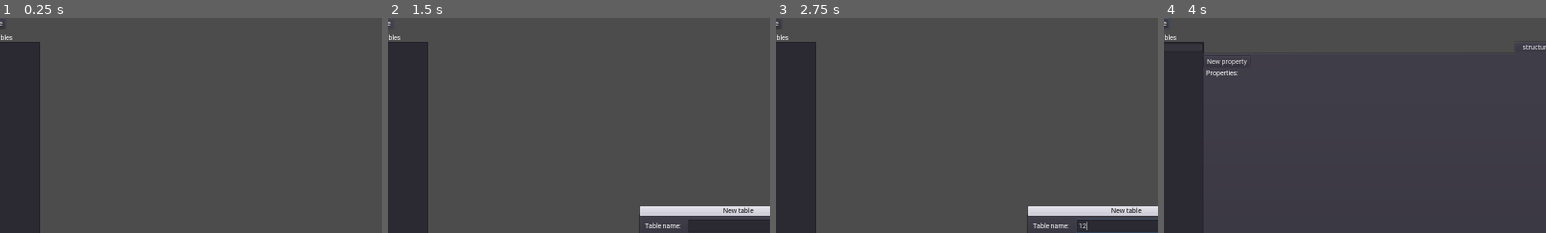
Above: before the commit, frames 1-4 (left to right).
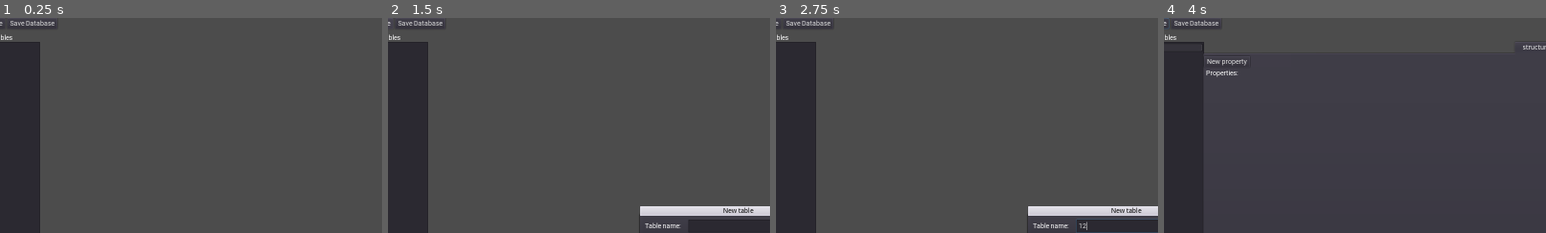
Above: after the commit, the same moments.

Repository: radubolovan/Godot-Database-Manager
Game: Godot game, scene res://database.tscn
The game is run twice, just before and just after one commit, with the same random seed, the same clock (stepped at 60 frames per second) and the same inputs.
Inputs (mouse positions are % of the whole screen's width and height, from its top left):
- Up to frame 1 (0.25 s): no input
- Up to frame 2 (1.5 s): click (8, 1) at 0.5 s, where only the run after the commit has a clickable "Save Database"; click "New Table" at 1.25 s
- Up to frame 3 (2.75 s): click (53, 48) at 2.02 s; type "12" at 2.1 s
- Up to frame 4 (4 s): click "New Table" at 2.75 s; click "OK" at 3.5 s
The pictures show only the part of the screen within x 4-54%, y 0-50%; the shares and areas given below are measured in that part.

The runs differ from the first frame. In frame 1, 0.2% of the frame differs, in the area x 2-15%, y 0-5%; in frame 2, 0.2%; in frame 3, 0.2%; in frame 4, 0.2%.

Commit message:
update project
- implement database / tables / properties interface
- save database

Diff:
--- /dev/null
+++ b/prj/data_label.gd
@@ -0,0 +1,12 @@
+extends Label
+
+var m_prop_id = -1
+
+func _ready():
+	set_custom_minimum_size(Vector2(100.0, 24.0))
+
+func set_prop_id(id):
+	m_prop_id = id
+
+func get_prop_id():
+	return m_prop_id
--- /dev/null
+++ b/prj/data_label.tscn
@@ -0,0 +1,8 @@
+[gd_scene load_steps=2 format=2]
+
+[ext_resource path="res://data_label.gd" type="Script" id=1]
+
+[node name="lbl" type="Label"]
+margin_right = 122.0
+margin_bottom = 32.0
+script = ExtResource( 1 )
--- a/prj/database.gd
+++ b/prj/database.gd
@@ -1,6 +1,10 @@
 extends Control
 
+var m_current_table_idx = -1
+var m_tables = []
+
 func _ready():
+	$menu/save_db_btn.connect("pressed", self, "on_save_database")
 	$menu/new_table_btn.connect("pressed", self, "on_new_table_btn_pressed")
 
 	$new_table_dlg.add_cancel("Cancel")
@@ -8,15 +12,121 @@
 
 	$tables_container.connect("item_selected", self, "on_select_table")
 
+	$table.connect("new_property", self, "on_new_property")
+	$table.connect("change_property", self, "on_change_property")
+	$table.connect("delete_property", self, "on_delete_property")
+	$table.connect("new_data_row", self, "on_new_data_row")
+	$table.connect("update_data", self, "on_update_data")
+
+func on_save_database():
+	var text = "{"
+	text += "\"tables\":["
+	for idx in range(0, m_tables.size()):
+		text += "{" + "\"" + m_tables[idx].get_name() + "\":{"
+		text += "\"props\":["
+		for jdx in range(0, m_tables[idx].get_props_count()):
+			text += "{"
+			text += "\"type\":\"" + str(m_tables[idx].get_prop_type(jdx)) + "\","
+			text += "\"name\":\"" + str(m_tables[idx].get_prop_name(jdx)) + "\""
+			text += "}"
+			if(jdx < m_tables[idx].get_props_count() - 1):
+				text += ","
+		text += "],"
+
+		text += "\"data\":["
+		for jdx in range(0, m_tables[idx].get_data_size()):
+			#var the_data = m_tables[idx].get_data_at(jdx)
+			#print("getting data at " + str(jdx) + " : " + the_data)
+			text += "\"" + m_tables[idx].get_data_at(jdx) + "\""
+			if(jdx < m_tables[idx].get_data_size() - 1):
+				text += ","
+		text += "]"
+		text += "}}"
+
+		if(idx < m_tables.size() - 1):
+			text += ","
+
+	text += "]"
+	text += "}"
+
+	var save_file = File.new()
+	save_file.open("res://database.json", File.WRITE)
+	save_file.store_string(text)
+	save_file.close()
+
 func on_new_table_btn_pressed():
 	$new_table_dlg/table_info/table_edt.set_text("")
 	$new_table_dlg.popup_centered()
 
 func on_table_created(table_name):
+	if(!can_create_table(table_name)):
+		$new_table_dlg/table_info/table_edt.set_text("")
+		$new_table_dlg.popup_centered()
+		$error_dlg.set_text("Table with name \"" + table_name + "\" already exists !")
+		$error_dlg.popup_centered()
+		return
+
+	m_current_table_idx = $tables_container.get_item_count()
+
 	$tables_container.add_item(table_name)
-	$tables_container.select(0)
-	on_select_table(0)
+	$tables_container.select(m_current_table_idx)
+
+	var table = g_types.cTable.new()
+	table.set_name(table_name)
+	m_tables.push_back(table)
+
+	on_select_table(m_current_table_idx)
+	$table.show()
+
+func can_create_table(table_name):
+	for idx in range(0, m_tables.size()):
+		if(m_tables[idx].get_name() == table_name):
+			return false
+	return true
 
 func on_select_table(table_idx):
+	if(table_idx < 0 || table_idx >= m_tables.size()):
+		print("ERROR: database::on_select_table( " + str(table_idx) + " ) havinng " + str(m_tables.size()) + " tables count")
+		return
 	# print("Selecting: " + $tables/HBoxContainer/ItemList.get_item_text(table_idx))
-	$table.show()
+	m_current_table_idx = table_idx
+	$table.set_table(m_tables[m_current_table_idx])
+
+func on_new_property(prop_id, prop_type, prop_name):
+	if(m_current_table_idx < 0 || m_current_table_idx >= m_tables.size()):
+		print("ERROR: database::on_new_property( " + str(prop_id) + ", " + str(prop_type) + ", " + prop_name + " ) - wrong m_current_table_idx: " + str(m_current_table_idx) + " - tables count: " + str(m_tables.size()))
+		return
+	m_tables[m_current_table_idx].add_prop(prop_id, prop_type, prop_name)
+
+func on_change_property(prop_id, prop_type, prop_name):
+	if(m_current_table_idx < 0 || m_current_table_idx >= m_tables.size()):
+		print("ERROR: database::on_change_property( " + str(prop_id) + ", " + str(prop_type) + ", " + prop_name + " ) - wrong m_current_table_idx: " + str(m_current_table_idx) + " - tables count: " + str(m_tables.size()))
+		return
+	m_tables[m_current_table_idx].change_prop(prop_id, prop_type, prop_name)
+
+func on_delete_property(prop_id):
+	if(m_current_table_idx < 0 || m_current_table_idx >= m_tables.size()):
+		print("ERROR: database::on_change_property( " + str(prop_id) + " ) - wrong m_current_table_idx: " + str(m_current_table_idx) + " - tables count: " + str(m_tables.size()))
+		return
+	m_tables[m_current_table_idx].delete_prop(prop_id)
+
+func on_new_data_row():
+	if(m_current_table_idx < 0 || m_current_table_idx >= m_tables.size()):
+		print("ERROR: database::on_new_data_row() - wrong m_current_table_idx: " + str(m_current_table_idx) + " - tables count: " + str(m_tables.size()))
+		return
+	m_tables[m_current_table_idx].add_blank_row()
+
+func get_tables_count():
+	return m_tables.size()
+
+func get_table_by_idx(idx):
+	if(idx < 0 || idx > m_tables.size()):
+		print("ERROR: database::get_table_by_idx( " + str(idx) + " )")
+		return null
+	return m_tables[idx]
+
+func get_table_name(idx):
+	return m_tables[idx].get_name()
+
+func on_update_data(prop_id, row_idx, data):
+	m_tables[m_current_table_idx].update_data(prop_id, row_idx, data)
--- /dev/null
+++ b/prj/database.json
@@ -0,0 +1 @@
+{"tables":[{"1":{"props":[{"type":"0","name":"property_1"},{"type":"0","name":"property_2"},{"type":"0","name":"property_3"}],"data":["1","2","3","4","5","6","7","8","9"]}},{"2":{"props":[{"type":"0","name":"property_1"}],"data":["aaa","bbb","ccc"]}}]}
--- a/prj/database.tscn
+++ b/prj/database.tscn
@@ -22,6 +22,13 @@
 margin_bottom = 23.0
 custom_fonts/font = ExtResource( 2 )
 text = "New Table"
+
+[node name="save_db_btn" type="Button" parent="menu"]
+margin_left = 81.0
+margin_right = 186.0
+margin_bottom = 23.0
+custom_fonts/font = ExtResource( 2 )
+text = "Save Database"
 
 [node name="tables_lbl" type="Label" parent="."]
 margin_top = 33.0
@@ -54,3 +61,10 @@
 margin_bottom = 900.0
 
 [node name="new_table_dlg" parent="." instance=ExtResource( 4 )]
+
+[node name="error_dlg" type="AcceptDialog" parent="."]
+margin_right = 223.0
+margin_bottom = 89.0
+popup_exclusive = true
+window_title = "Error"
+dialog_autowrap = true
--- /dev/null
+++ b/prj/db/db.gd
@@ -0,0 +1,6 @@
+extends Node
+
+class_name Database
+
+func _init():
+	pass
--- /dev/null
+++ b/prj/db/tbl.gd
@@ -0,0 +1,8 @@
+extends Node
+
+class_name Table
+
+var m_props = []
+
+func add_prop(type, name):
+	pass
--- a/prj/project.godot
+++ b/prj/project.godot
@@ -8,9 +8,20 @@
 
 config_version=4
 
-_global_script_classes=[  ]
+_global_script_classes=[ {
+"base": "Node",
+"class": "Database",
+"language": "GDScript",
+"path": "res://db/db.gd"
+}, {
+"base": "Node",
+"class": "Table",
+"language": "GDScript",
+"path": "res://db/tbl.gd"
+} ]
 _global_script_class_icons={
-
+"Database": "",
+"Table": ""
 }
 
 [application]
--- a/prj/table.gd
+++ b/prj/table.gd
@@ -1,87 +1,161 @@
 extends Control
 
-#const c_chars = "ABCDEFGHIJKLMNOPQRSTUVWXYZ"
-#const c_chars = "ABCDE"
-
-# var m_header = null
-# var m_rows = []
+signal new_property
+signal change_property
+signal delete_property
+signal new_data_row
+signal update_data
 
 var m_props = []
+var m_data = []
+
+var m_add_data_button = null
+
+"""
+- add data to tables
+- incarca json-ul (load database)
+"""
 
 func _ready():
 	$tabs/structure/new_property_btn.connect("pressed", self, "on_new_property_btn_pressed")
 
+func set_table(table):
+	clear_current()
+	var disable_add_button = true
+	for idx in range(0, table.get_props_count()):
+		var prop = load("res://table_property.tscn").instance()
+		m_props.push_back(prop)
+
+		var prop_id = table.get_prop_id(idx)
+		var prop_type = table.get_prop_type(idx)
+		var prop_name = table.get_prop_name(idx)
+
+		$tabs/structure/properties.add_child(prop)
+		prop.setup(table.get_prop_id(idx), table.get_prop_type(idx), table.get_prop_name(idx))
+		prop.connect("update_property", self, "on_update_property")
+		prop.connect("delete_property", self, "on_delete_property")
+
+		var lbl = load("res://data_label.tscn").instance()
+		lbl.set_prop_id(prop_id)
+		lbl.set_text(prop_name)
+		$tabs/data/data_holder/data_header.add_child(lbl)
+
+		disable_add_button = false
+	create_add_button(disable_add_button)
+
+func clear_current():
+	clear_structure()
+	clear_data()
+
+func clear_structure():
+	for idx in range(0, $tabs/structure/properties.get_child_count()):
+		var prop = $tabs/structure/properties.get_child(idx)
+		prop.disconnect("update_property", self, "on_update_property")
+		prop.disconnect("delete_property", self, "on_delete_property")
+		prop.queue_free()
+	m_props.clear()
+
 func on_new_property_btn_pressed():
+	# add prop to structure
 	var prop_id = m_props.size()
 	var prop = load("res://table_property.tscn").instance()
 
 	m_props.push_back(prop)
-	$tabs/structure/tables.add_child(prop)
+	$tabs/structure/properties.add_child(prop)
 
-	prop.setup(prop_id, str(prop_id + 1), g_types.e_column_type_int)
+	var prop_name = "property_" + str(prop_id + 1)
+	var prop_type = g_types.e_column_type_int
+	#var prop_name = ""
+
+	prop.setup(prop_id, prop_type, prop_name)
+	prop.connect("update_property", self, "on_update_property")
 	prop.connect("delete_property", self, "on_delete_property")
+
+	# add prop to data
+	var lbl = load("res://data_label.tscn").instance()
+	lbl.set_prop_id(prop_id)
+	lbl.set_text(prop_name)
+	$tabs/data/data_holder/data_header.add_child(lbl)
+
+	# last row is the "+" button
+	var rows = $tabs/data/data_holder/data_container.get_child_count()
+	for idx in range(0, rows-1):
+		var row = $tabs/data/data_holder/data_container.get_child(idx)
+		var cell = load("res://table_cell.tscn").instance()
+		cell.set_text("")
+		cell.set_prop_id(prop_id)
+		cell.set_row_idx(idx)
+		cell.connect("update_cell_data", self, "on_update_data")
+		row.add_child(cell)
+
+	if(null != m_add_data_button):
+		m_add_data_button.set_disabled(false)
+
+	emit_signal("new_property", prop_id, prop_type, prop_name)
+
+func on_update_property(prop_id, prop_type, prop_name):
+	# update data header
+	for idx in range(0, $tabs/data/data_holder/data_header.get_child_count()):
+		if($tabs/data/data_holder/data_header.get_child(idx).get_prop_id() == prop_id):
+			$tabs/data/data_holder/data_header.get_child(idx).set_text(prop_name)
+	emit_signal("change_property", prop_id, prop_type, prop_name)
 
 func on_delete_property(prop_id):
 	for idx in range(0, m_props.size()):
 		if(m_props[idx].get_id() == prop_id):
-			$tabs/structure/tables.remove_child(m_props[idx])
+			m_props[idx].disconnect("update_property", self, "on_update_property")
+			m_props[idx].disconnect("delete_property", self, "on_delete_property")
+			$tabs/structure/properties.remove_child(m_props[idx])
 			m_props.remove(idx)
 			break
+	# recreate properties' ids
+	for idx in range(0, m_props.size()):
+		m_props[idx].set_id(idx)
+	emit_signal("delete_property", prop_id)
+
+func create_add_button(disable):
+	if(null != m_add_data_button):
+		m_add_data_button.set_disabled(disable)
+		return
+	var row = HBoxContainer.new()
+	m_add_data_button = Button.new()
+	m_add_data_button.set_text("+")
+	m_add_data_button.connect("pressed", self, "on_plus_button")
+	m_add_data_button.set_disabled(disable)
+	row.add_child(m_add_data_button)
+	$tabs/data/data_holder/data_container.add_child(row)
+
+func clear_data():
+	for idx in range(0, $tabs/data/data_holder/data_header.get_child_count()):
+		$tabs/data/data_holder/data_header.get_child(idx).queue_free()
+	for idx in range(0, $tabs/data/data_holder/data_container.get_child_count()-1):
+		var row = $tabs/data/data_holder/data_container.get_child(idx)
+		for jdx in range(0, row.get_child_count()):
+			row.get_child(jdx).disconnect("update_cell_data", self, "on_update_data")
+			row.get_child(jdx).queue_free()
+		row.queue_free()
+	if(null != m_add_data_button):
+		m_add_data_button.set_disabled(true)
+
+func on_plus_button():
+	var rows = $tabs/data/data_holder/data_container.get_child_count()
+	var last_row = $tabs/data/data_holder/data_container.get_child(rows - 1)
+
+	last_row.remove_child(m_add_data_button)
 
 	for idx in range(0, m_props.size()):
-		m_props[idx].set_id(idx)
+		var cell = load("res://table_cell.tscn").instance()
+		cell.set_text("")
+		cell.set_prop_id(idx)
+		cell.set_row_idx(rows - 1)
+		cell.connect("update_cell_data", self, "on_update_data")
+		last_row.add_child(cell)
 
-	#create_header()
-	#$table/new_column_btn.connect("pressed", self, "on_add_column_btn_pressed")
+	last_row = HBoxContainer.new()
+	last_row.add_child(m_add_data_button)
+	$tabs/data/data_holder/data_container.add_child(last_row)
 
-	#$tabs.add_tab("Structure")
-	#$tabs.add_tab("Data")
+	emit_signal("new_data_row")
 
-	"""
-	add_column(0, " ")
-	for idx in range(0, c_chars.length()):
-		add_column(idx+1, c_chars[idx])
-
-	var begin = OS.get_ticks_msec()
-	var rows = 101
-	for idx in range(0, rows):
-		add_row()
-	var total = OS.get_ticks_msec() - begin
-	# print(str( (c_chars.length() + 1) * (rows + 1) ) + " cells created in " + str(int(float(total) / 1000.0)) + " seconds")
-	"""
-
-"""
-func create_header():
-	m_header = HBoxContainer.new()
-	#$table/val.add_child(m_header)
-
-func add_row():
-	var row = g_types.cRow.new()
-	row.m_id = m_rows.size()
-
-	var the_row = HBoxContainer.new()
-	for idx in range(0, m_header.get_child_count()):
-		var cell = row.add_column(idx, "")
-		the_row.add_child(cell)
-
-	m_rows.push_back(the_row)
-	$table/val.add_child(the_row)
-
-func add_column(idx, column_name):
-	var lbl = load("res://table_label.tscn").instance()
-	if(idx == 0):
-		lbl.set_custom_minimum_size(Vector2(20, 20))
-	else:
-		lbl.set_custom_minimum_size(Vector2(100, 20))
-	lbl.set_align(Label.ALIGN_CENTER)
-	lbl.set_valign(Label.VALIGN_CENTER)
-	lbl.set_text(column_name)
-	#m_header.add_child(lbl)
-
-	var column = g_types.cColumn.new()
-	column.m_name = column_name
-
-func on_add_column_btn_pressed():
-	$new_column_dlg.refresh()
-	$new_column_dlg.popup_centered()
-"""
+func on_update_data(prop_id, row_idx, new_text):
+	emit_signal("update_data", prop_id, row_idx, new_text)
--- a/prj/table.tscn
+++ b/prj/table.tscn
@@ -1,8 +1,7 @@
-[gd_scene load_steps=4 format=2]
+[gd_scene load_steps=3 format=2]
 
 [ext_resource path="res://table.gd" type="Script" id=1]
 [ext_resource path="res://assets/fonts/roboto_14.tres" type="DynamicFont" id=2]
-[ext_resource path="res://dlgs/new_column_dlg.tscn" type="PackedScene" id=3]
 
 [node name="table" type="Control"]
 anchor_right = 1.0
@@ -21,12 +20,13 @@
 }
 
 [node name="structure" type="Tabs" parent="tabs"]
+visible = false
 anchor_right = 1.0
 anchor_bottom = 1.0
 margin_left = 4.0
-margin_top = 26.0
-margin_right = -3.99988
-margin_bottom = -3.99994
+margin_top = 32.0
+margin_right = -4.0
+margin_bottom = -4.0
 
 [node name="new_property_btn" type="Button" parent="tabs/structure"]
 margin_left = -4.0
@@ -49,7 +49,7 @@
 "_edit_use_anchors_": false
 }
 
-[node name="tables" type="VBoxContainer" parent="tabs/structure"]
+[node name="properties" type="VBoxContainer" parent="tabs/structure"]
 margin_left = -1.0
 margin_top = 46.0
 margin_right = 999.0
@@ -60,6 +60,7 @@
 }
 
 [node name="data" type="Tabs" parent="tabs"]
+visible = false
 anchor_right = 1.0
 anchor_bottom = 1.0
 margin_left = 4.0
@@ -67,4 +68,17 @@
 margin_right = -4.0
 margin_bottom = -4.0
 
-[node name="new_column_dlg" parent="." instance=ExtResource( 3 )]
+[node name="data_holder" type="VBoxContainer" parent="tabs/data"]
+anchor_right = 1.0
+anchor_bottom = 1.0
+__meta__ = {
+"_edit_use_anchors_": false
+}
+
+[node name="data_header" type="HBoxContainer" parent="tabs/data/data_holder"]
+margin_right = 1592.0
+
+[node name="data_container" type="VBoxContainer" parent="tabs/data/data_holder"]
+margin_top = 4.0
+margin_right = 1592.0
+margin_bottom = 4.0
--- /dev/null
+++ b/prj/table_cell.gd
@@ -0,0 +1,27 @@
+extends LineEdit
+
+signal update_cell_data
+
+var m_prop_id = -1
+var m_row_idx = -1
+
+func _ready():
+	connect("text_changed", self, "on_text_changed")
+
+func _exit_tree():
+	disconnect("text_changed", self, "on_text_changed")
+
+func set_prop_id(id):
+	m_prop_id = id
+
+func get_prop_id():
+	return m_prop_id
+
+func set_row_idx(idx):
+	m_row_idx = idx
+
+func get_row_idx():
+	return m_row_idx
+
+func on_text_changed(new_text):
+	emit_signal("update_cell_data", m_prop_id, m_row_idx, new_text)
--- a/prj/table_cell.tscn
+++ b/prj/table_cell.tscn
@@ -1,6 +1,7 @@
-[gd_scene load_steps=2 format=2]
+[gd_scene load_steps=3 format=2]
 
 [ext_resource path="res://assets/fonts/roboto_14.tres" type="DynamicFont" id=1]
+[ext_resource path="res://table_cell.gd" type="Script" id=2]
 
 [node name="table_cell" type="LineEdit"]
 anchor_right = 1.0
@@ -12,3 +13,7 @@
 text = "WWWWWWWW"
 caret_blink = true
 caret_blink_speed = 0.5
+script = ExtResource( 2 )
+__meta__ = {
+"_edit_use_anchors_": false
+}
--- a/prj/table_property.gd
+++ b/prj/table_property.gd
@@ -1,10 +1,11 @@
 extends Control
 
 signal delete_property
+signal update_property
 
 var m_id = -1
+var m_type = g_types.e_column_type_int
 var m_name = ""
-var m_type = g_types.e_column_type_int
 
 func _ready():
 	$align/prop_name.connect("text_changed", self, "on_name_changed")
@@ -15,10 +16,10 @@
 
 	$align/close_button.connect("pressed", self, "on_delete_button_pressed")
 
-func setup(id, name, type):
+func setup(id, type, name):
 	set_id(id)
+	set_type(type)
 	set_name(name)
-	set_type(type)
 
 func set_id(id):
 	m_id = id
@@ -26,13 +27,6 @@
 
 func get_id():
 	return m_id
-
-func set_name(name):
-	m_name = name
-	$align/prop_name.set_text(m_name)
-
-func get_name():
-	return m_name
 
 func set_type(type):
 	m_type = type
@@ -44,11 +38,20 @@
 func get_type():
 	return m_type
 
+func set_name(name):
+	m_name = name
+	$align/prop_name.set_text(m_name)
+
+func get_name():
+	return m_name
+
 func on_name_changed(new_text):
 	m_name = new_text
+	emit_signal("update_property", m_id, m_type, m_name)
 
 func on_type_changed(new_type):
 	m_type = new_type
+	emit_signal("update_property", m_id, m_type, m_name)
 
 func on_delete_button_pressed():
 	emit_signal("delete_property", m_id)
--- a/prj/types.gd
+++ b/prj/types.gd
@@ -5,25 +5,177 @@
 	e_column_type_string
 }
 
-class cColumn:
+class cProp:
+	var m_id
+	var m_type
 	var m_name
+	func set_id(id):
+		m_id = id
+	func get_id():
+		return m_id
+	func set_type(type):
+		m_type = type
+	func get_type():
+		return m_type
+	func set_name(name):
+		m_name = name
+	func get_name():
+		return m_name
 
-class cRow:
-	var m_id
-	var m_columns = []
+class cData:
+	var m_prop_id = -1
+	var m_row_idx = -1
+	var m_data = ""
+	func set_prop_id(id):
+		m_prop_id = id
+	func get_prop_id():
+		return m_prop_id
+	func set_row_idx(idx):
+		m_row_idx = idx
+	func get_row_idx():
+		return m_row_idx
+	func set_data(data):
+		m_data = data
+	func get_data():
+		return m_data
 
-	func add_column(idx, column_text):
-		var cell = null
-		if(idx == 0):
-			cell = Label.new()
-			cell.set_custom_minimum_size(Vector2(20, 20))
-			cell.set_size(Vector2(100, 20))
-			cell.set_align(Label.ALIGN_RIGHT)
-			cell.set_valign(Label.VALIGN_CENTER)
-			cell.set_text(str(m_id))
-			m_columns.push_back(cell)
-		else:
-			cell = load("res://table_cell.tscn").instance()
-			cell.set_text(column_text)
-			m_columns.push_back(cell)
-		return cell
+class cTable:
+	var m_name = ""
+	var m_props = []
+	var m_data = []
+	var m_rows_count = 0
+	func set_name(name):
+		m_name = name
+	func get_name():
+		return m_name
+	func add_prop(prop_id, prop_type, prop_name):
+		var prop = cProp.new()
+		prop.set_id(prop_id)
+		prop.set_type(prop_type)
+		prop.set_name(prop_name)
+		m_props.push_back(prop)
+	func change_prop(prop_id, prop_type, prop_name):
+		for idx in range(0, m_props.size()):
+			if(m_props[idx].get_id() == prop_id):
+				m_props[idx].set_type(prop_type)
+				m_props[idx].set_name(prop_name)
+				break
+	func delete_prop(prop_id):
+		var prop_found = false
+		for idx in range(0, m_props.size()):
+			if(m_props[idx].get_id() == prop_id):
+				m_props.remove(idx)
+				prop_found = true
+				break
+		if(!prop_found):
+			print("ERROR: cTable::delete_prop( " + str(prop_id) + " ) - property not found !")
+			return
+		# remove the data
+		for idx in range(m_data.size() - 1, 0, -1):
+			if(m_data[idx].get_prop_id() == prop_id):
+				m_data.remove(idx)
+		# recreate properties' ids
+		for idx in range(0, m_props.size()):
+			m_props[idx].set_id(idx)
+		# recreate properties' ids from data
+		for idx in range(0, m_data.size()):
+			var p_id = m_data[idx].get_prop_id()
+			if(p_id > prop_id):
+				m_data[idx].set_prop_id(p_id + 1)
+	func get_props_count():
+		return m_props.size()
+	func get_prop_id(idx):
+		if(idx < 0 || idx > m_props.size()-1):
+			print("ERROR: cTable::get_prop_id( " + str(idx) + " ) - max props: " + str(m_props.size()))
+			return 0
+		return m_props[idx].get_id()
+	func get_prop_type(idx):
+		if(idx < 0 || idx > m_props.size()-1):
+			print("ERROR: cTable::get_prop_type( " + str(idx) + " ) - max props: " + str(m_props.size()))
+			return 0
+		return m_props[idx].get_type()
+	func get_prop_name(idx):
+		if(idx < 0 || idx > m_props.size()-1):
+			print("ERROR: cTable::get_prop_name( " + str(idx) + " ) - max props: " + str(m_props.size()))
+			return ""
+		return m_props[idx].get_name()
+	func add_blank_row():
+		for idx in range(0, m_props.size()):
+			var data = cData.new()
+			data.set_prop_id(m_props[idx].get_id())
+			data.set_row_idx(m_rows_count)
+			m_data.push_back(data)
+		m_rows_count += 1
+	func remove_row(row_idx):
+		for idx in range(m_data.size()-1, 0, -1):
+			if(m_data[idx].get_row_idx() == row_idx):
+				m_data[idx].remove(idx)
+				m_rows_count -= 1
+	func update_data(prop_id, row_idx, data):
+		# print("#1: cTable::update_data( " + str(prop_id) + ", " + str(row_idx) + ", " + data + " )")
+		for idx in range(0, m_data.size()):
+			# print("checking ( " + str(m_data[idx].get_row_idx()) + ", " + str(m_data[idx].get_prop_id()) + " )")
+			if(m_data[idx].get_row_idx() == row_idx && m_data[idx].get_prop_id() == prop_id):
+				# print("#2: cTable::update_data( " + str(prop_id) + ", " + str(row_idx) + ", " + data + " )")
+				m_data[idx].set_data(data)
+				break
+	func get_data_size():
+		return m_data.size()
+	func get_data_at(idx):
+		if(idx < 0 || idx >= m_data.size()):
+			print("ERROR: cTable::get_data_at( " + str(idx) + " ) - max data size: " + str(m_data.size()))
+			return ""
+		return m_data[idx].get_data()
+	func get_data(prop_id, row_idx):
+		for idx in range(m_data.size()-1, 0, -1):
+			if(m_data[idx].get_row_idx() == row_idx && m_data[idx].get_prop_id() == prop_id):
+				return m_data[idx].get_data()
+		print("ERROR: cTable::get_data( " + str(prop_id) + ", " + str(row_idx) +  " )")
+		return ""
+	func get_data_by_prop_id(prop_id):
+		var data = []
+		for idx in range(0, m_data.size()):
+			if(m_data[idx].get_prop_id() == prop_id):
+				data.push_back(m_data[idx])
+		if(data.size() == 0):
+			print("ERROR: cTable::get_data_by_prop_id( " + str(prop_id) + " )")
+		return data
+	func get_data_by_prop_name(prop_name):
+		var prop_id = -1
+		for idx in range(0, m_props.size()):
+			if(m_props[idx].get_name() == prop_name):
+				prop_id = m_props[idx].get_id()
+				break
+		if(prop_id == -1):
+			print("ERROR: cTable::get_data_by_prop_name( " + prop_name + " )")
+			return []
+		return get_data_by_prop_id(prop_id)
+	func get_data_by_row_idx(row_idx):
+		var data = []
+		for idx in range(0, m_data.size()):
+			if(m_data[idx].get_row_idx() == row_idx):
+				data.push_back(m_data[idx])
+		if(data.size() == -1):
+			print("ERROR: cTable::get_data_by_row_idx( " + str(row_idx) + " )")
+		return data
+	# example:
+	# select * from users where user_id = 1
+	# get_row_by_data("id", 1)
+	func get_row_by_data(prop_name, data_value):
+		var prop_id = -1
+		for idx in range(0, m_props.size()):
+			if(m_props[idx].get_name() == prop_name):
+				prop_id = m_props[idx].get_id()
+				break
+		var row_idx = -1
+		for idx in range(0, m_data.size()):
+			if(m_data[idx].get_prop_id() == prop_id && m_data[idx].get_data() == data_value):
+				row_idx = m_data[idx].get_row_idx()
+				break
+		var row = []
+		for idx in range(0, m_data.size()):
+			if(m_data[idx].get_row_idx() == row_idx):
+				row.push_back(m_data[idx])
+		if(row.size() == -1):
+			print("ERROR: cTable::get_row_by_data( " + prop_name + ", " + str(data_value) + " )")
+		return row
